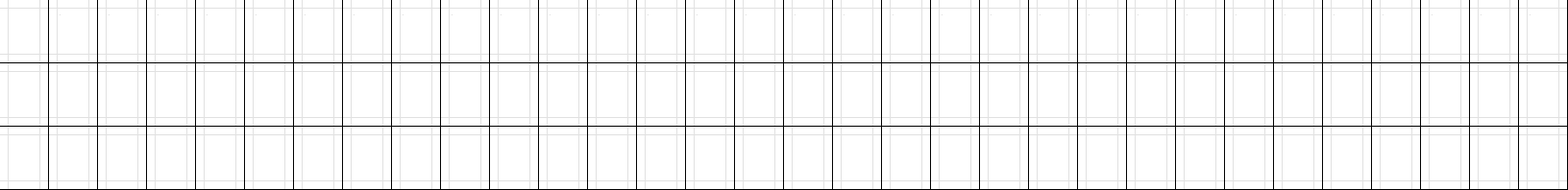
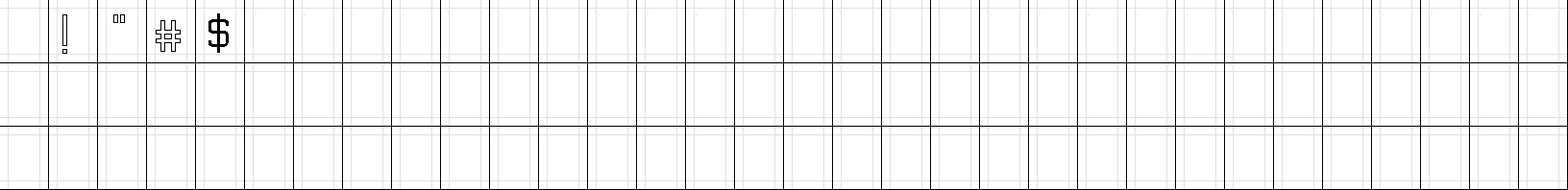
The second 1568 × 190 image is a revision of the first. Changes to its layers:
painted on "036" over box(206, 13, 229, 53)
painted on "035" over box(155, 14, 181, 52)
painted on "034" over box(108, 14, 125, 24)
painted on "033" over box(59, 14, 68, 54)
